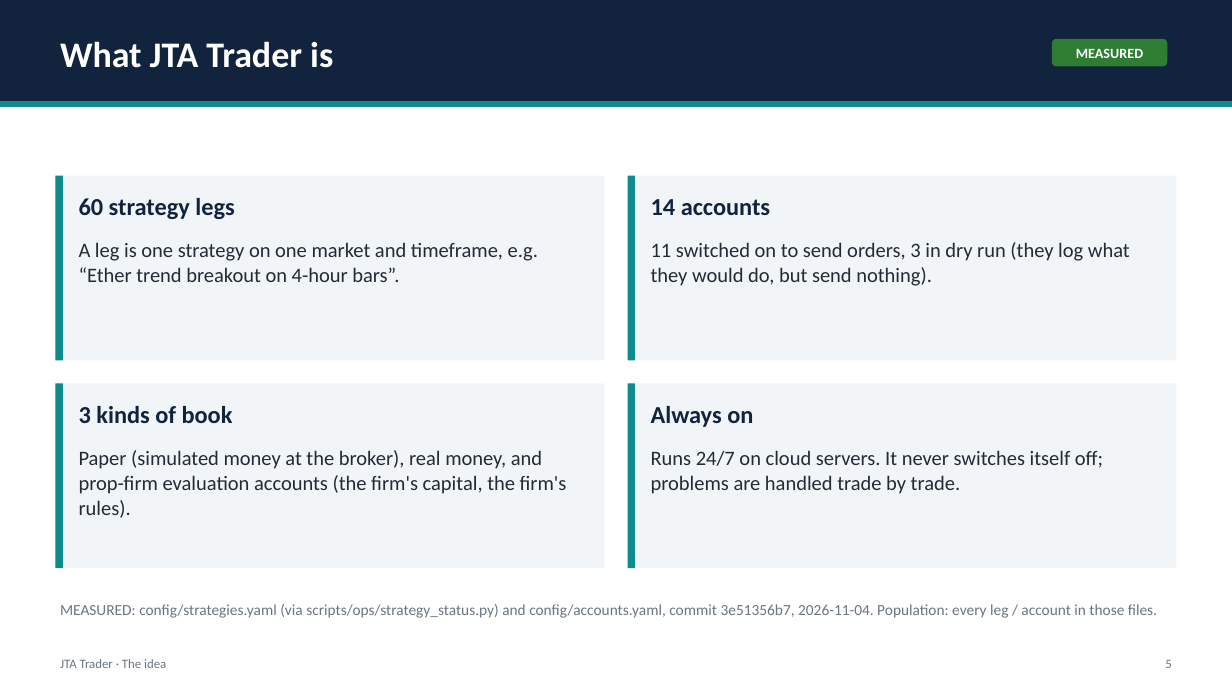
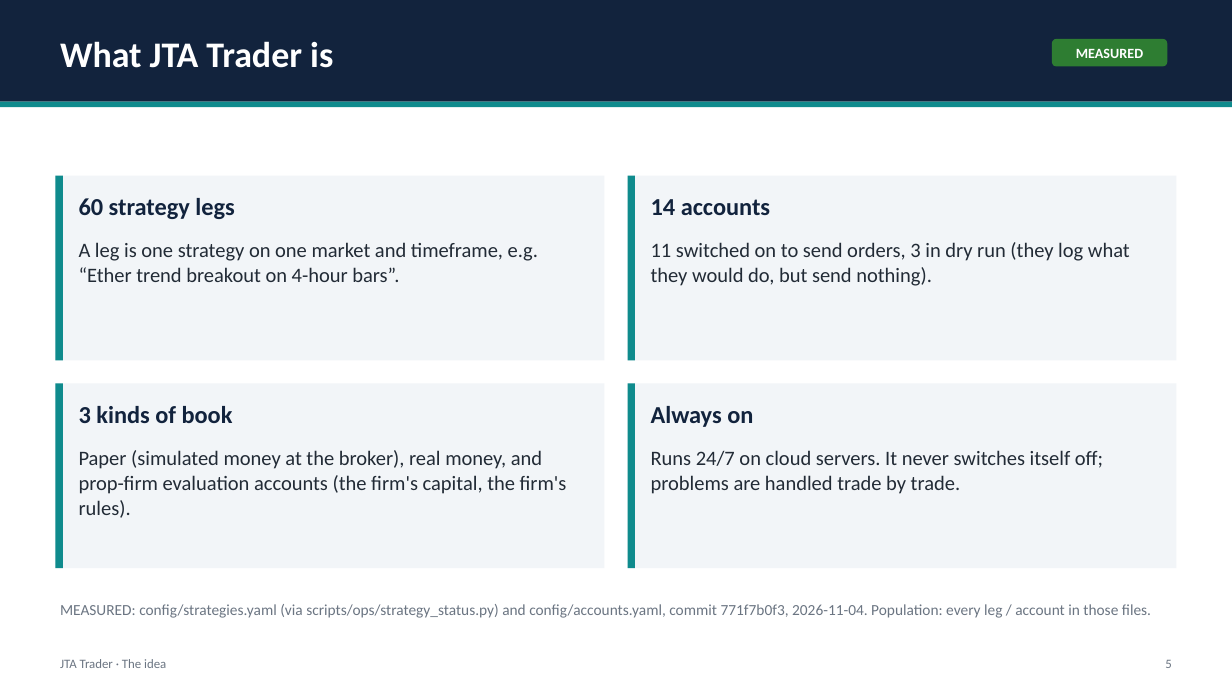
Before and after one commit to benbaichmankass/JTA-Trader, a slide deck: slide 5 of docs/pitch/jta-trader-pitch-deck.pptx. Drawn at 1232x693 pixels with LibreOffice and Linux fonts; fonts in the diff are those of the drawing. Boxes give left, top, right and bottom in pixels: in the first picture for what was removed or moved away, otherwise in the second. Text is boxed around its words. In the diff, an @@ line names an element or a change of style, - is before the commit and + after.

```diff
--- a/docs/pitch/jta-trader-pitch-deck.pptx
+++ b/docs/pitch/jta-trader-pitch-deck.pptx
@@ text at box(60, 604, 1151, 618): text changed @@
-MEASURED: config/strategies.yaml (via scripts/ops/strategy_status.py) and config/accounts.yaml, commit 3e51356b7, 2026-11-04. Population: every leg / account in those files.
+MEASURED: config/strategies.yaml (via scripts/ops/strategy_status.py) and config/accounts.yaml, commit 771f7b0f3, 2026-11-04. Population: every leg / account in those files.
```
Also in this commit, not shown: 7 other slides changed, 2 other files.
